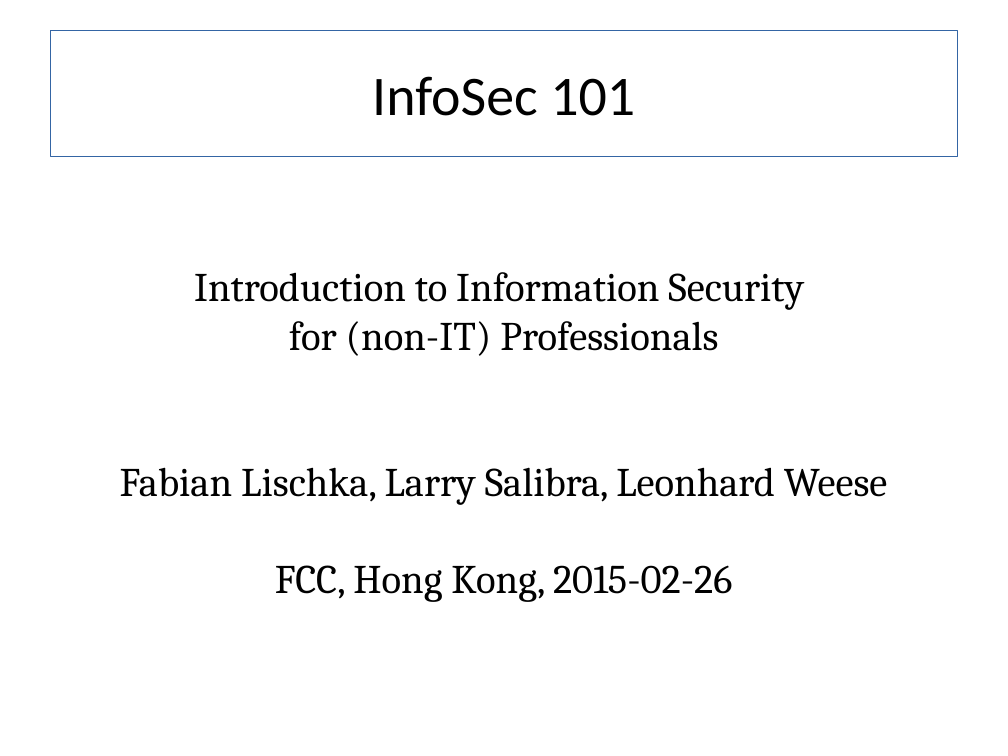
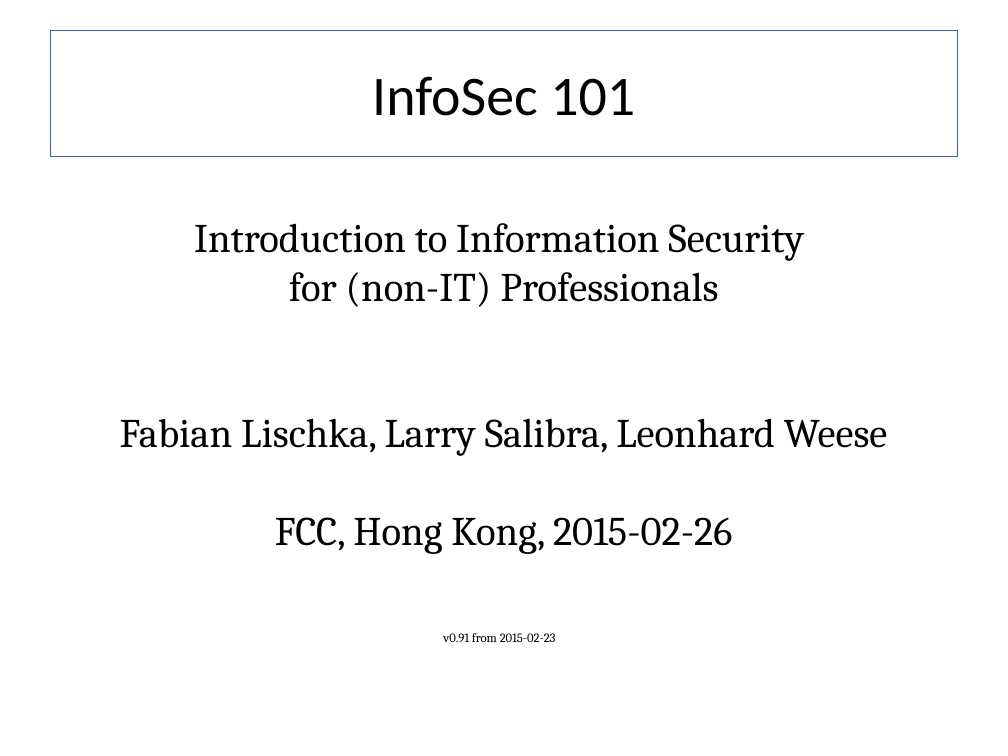
Before and after one commit to fabianlischka/InfoSec101, a slide deck: slide 1 of InfoSec101-Presentation-FCC-2015-02-26.odp. Drawn at 1008x756 pixels with LibreOffice and Linux fonts; fonts in the diff are those of the drawing. Boxes give left, top, right and bottom in pixels: in the first picture for what was removed or moved away, otherwise in the second. Text is boxed around its words. In the diff, an @@ line names an element or a change of style, - is before the commit and + after.

Commit message:
added version info, larger footer, pdf

```diff
--- a/InfoSec101-Presentation-FCC-2015-02-26.odp
+++ b/InfoSec101-Presentation-FCC-2015-02-26.odp
@@ subtitle at box(443, 633, 556, 642): paragraph added @@
+v0.91 from 2015-02-23
```
Also in this commit, not shown: 46 other slides changed, 1 other file.
